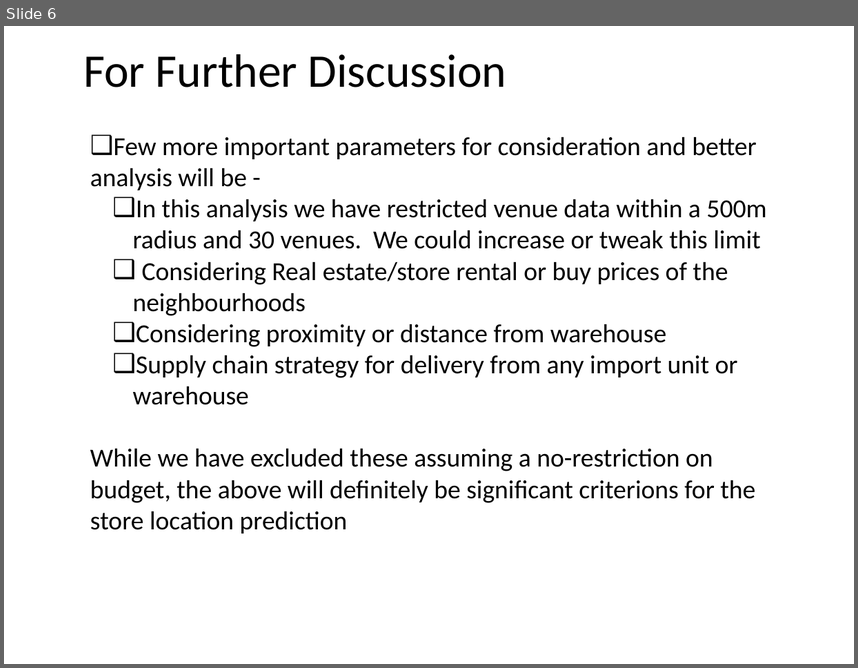
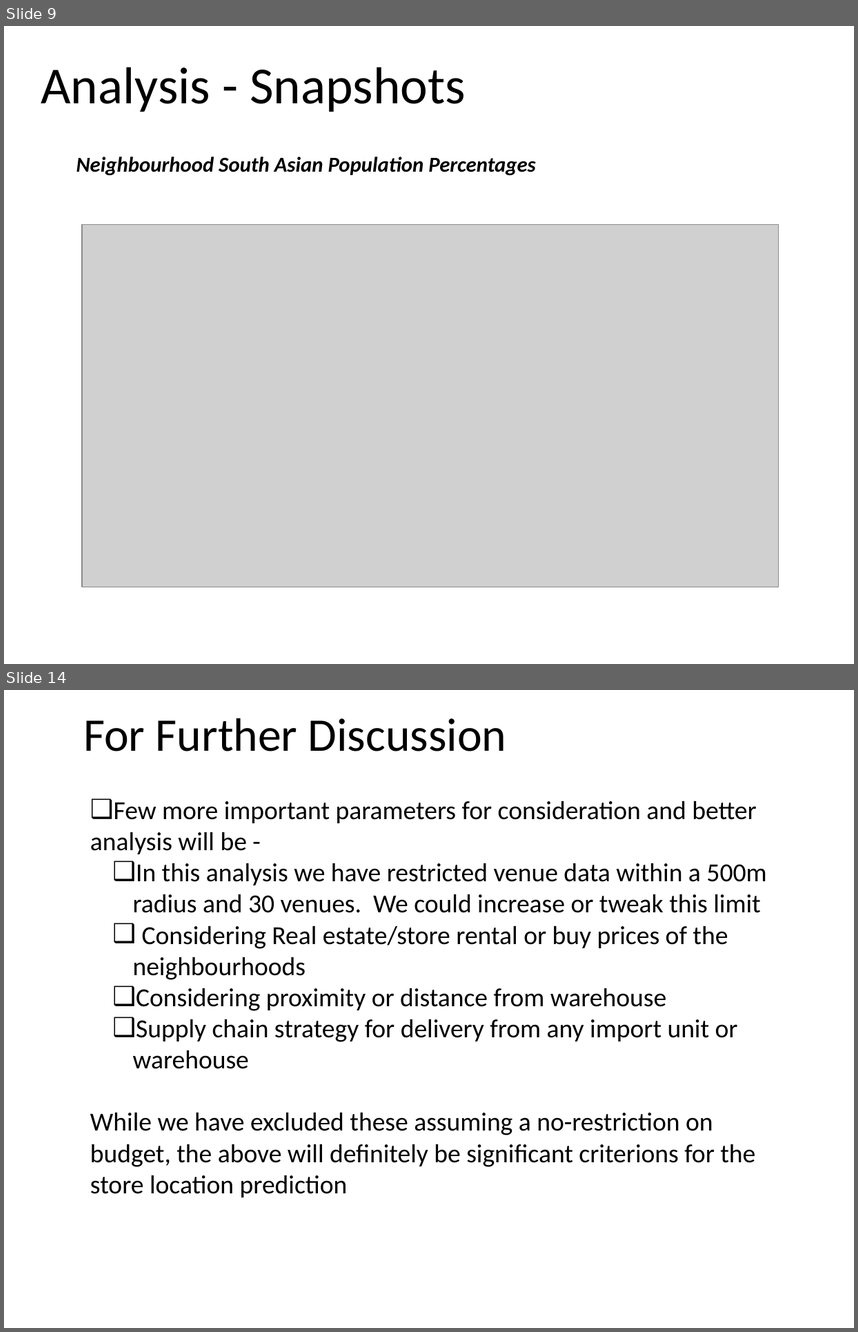
Before and after one commit to mukgithub/Coursera_Capstone, a slide deck: Capstone.pptx. Shown one above the other, each under a label of ours: slide 6 before the commit, slides 9 and 14 after it; the slides between them are not shown. The pictures are 858x668 and 858x1332 pixels, drawn with LibreOffice and Linux fonts; fonts in the diff are those of the drawing; grey boxes stand for pictures. Boxes give left, top, right and bottom in pixels: in the first picture for what was removed or moved away, otherwise in the second. Text is boxed around its words. In the diff, an @@ line names an element or a change of style, - is before the commit and + after.

```diff
--- a/Capstone.pptx
+++ b/Capstone.pptx
@@ slide 9 added at <box>4,26,854,664</box>, background #FFFFFF @@
@@ title added at <box>41,67,466,112</box>, 44 pt, text #000000 @@
+Analysis - Snapshots
@@ text added at <box>76,156,535,176</box>, 18 pt, text #000000, bold, italic @@
+Neighbourhood South Asian Population Percentages
@@ picture added at <box>82,224,780,586</box> @@
@@ what was slide 6 is now slide 14 @@
```
Also in this commit, not shown: 4 slides changed, 7 other slides added.
